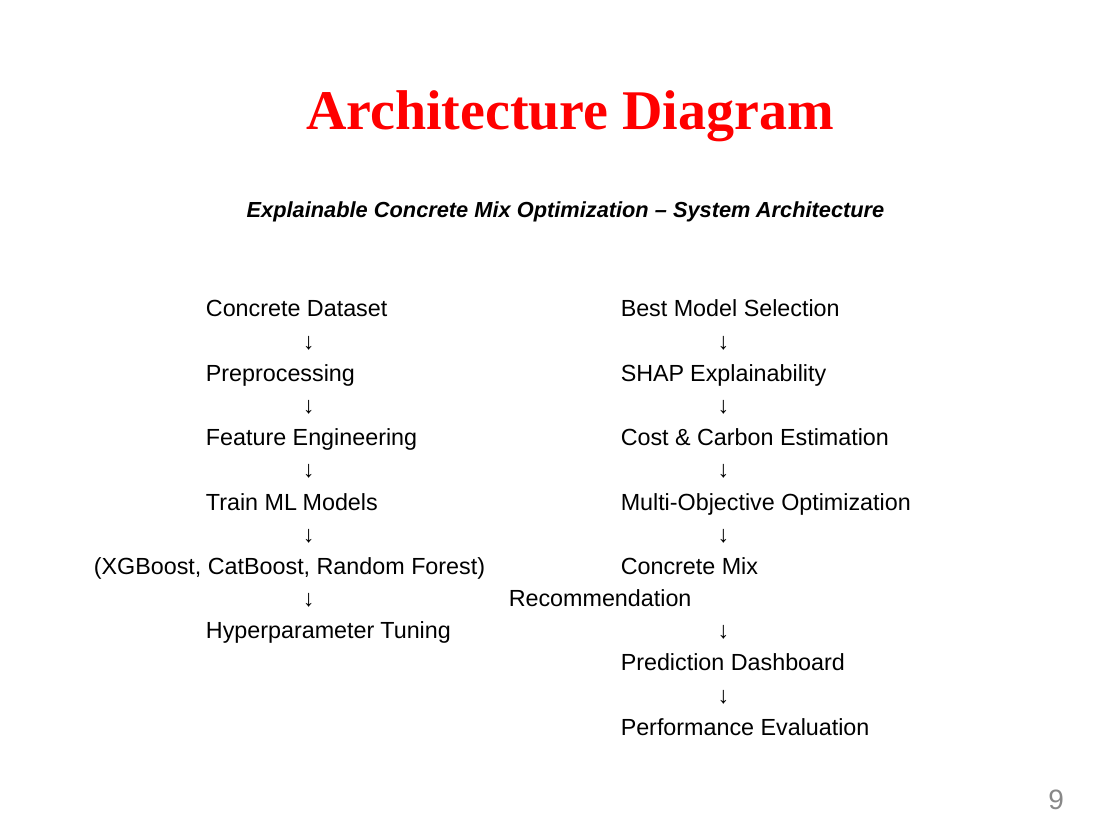
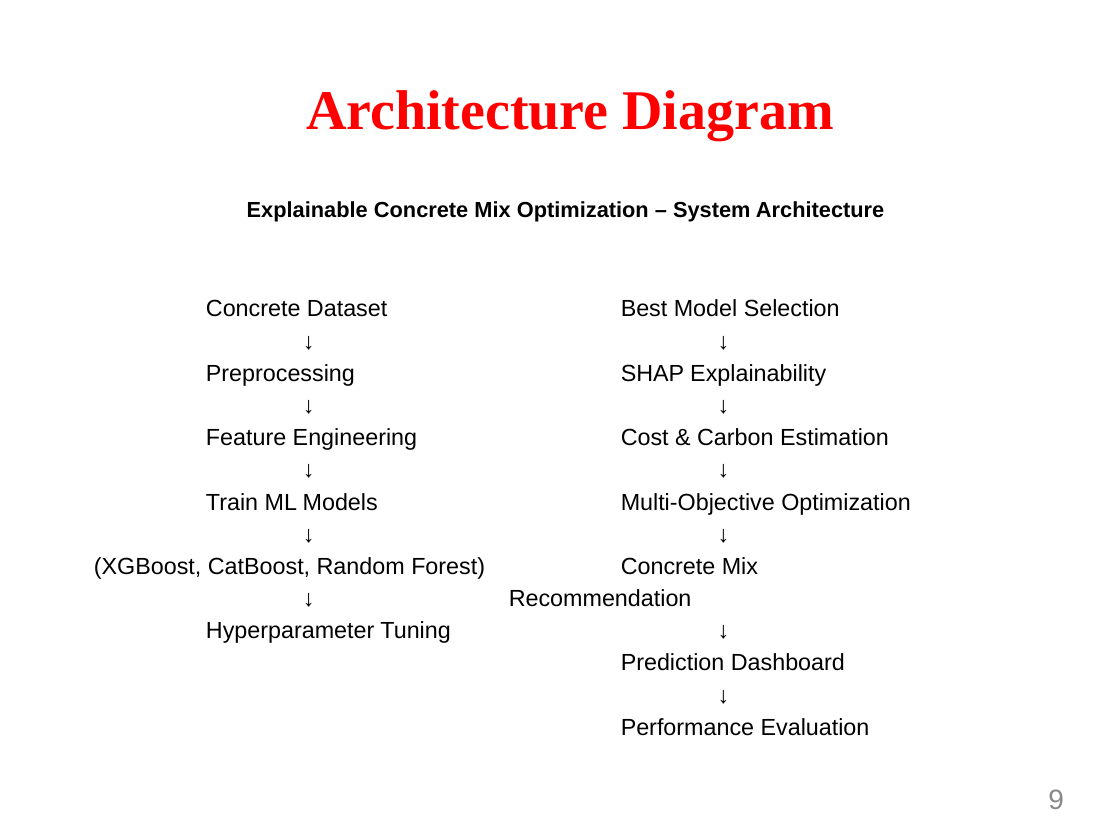
Before and after one commit to Nesha08RK/Concrete_Strength_Prediction, a slide deck: slide 9 of docs/Review1_Presentation.pptx. Drawn at 1120x840 pixels with LibreOffice and Linux fonts; fonts in the diff are those of the drawing; background and template pictures are left out. Boxes give left, top, right and bottom in pixels: in the first picture for what was removed or moved away, otherwise in the second. Text is boxed around its words. In the diff, an @@ line names an element or a change of style, - is before the commit and + after.

```diff
--- a/docs/Review1_Presentation.pptx
+++ b/docs/Review1_Presentation.pptx
@@ text "Explainable Concrete Mix Optimization – ..." at [247, 201, 884, 221]: italic off @@
```
Also in this commit, not shown: 1 other slide changed, 1 slide added, 1 slide removed.
